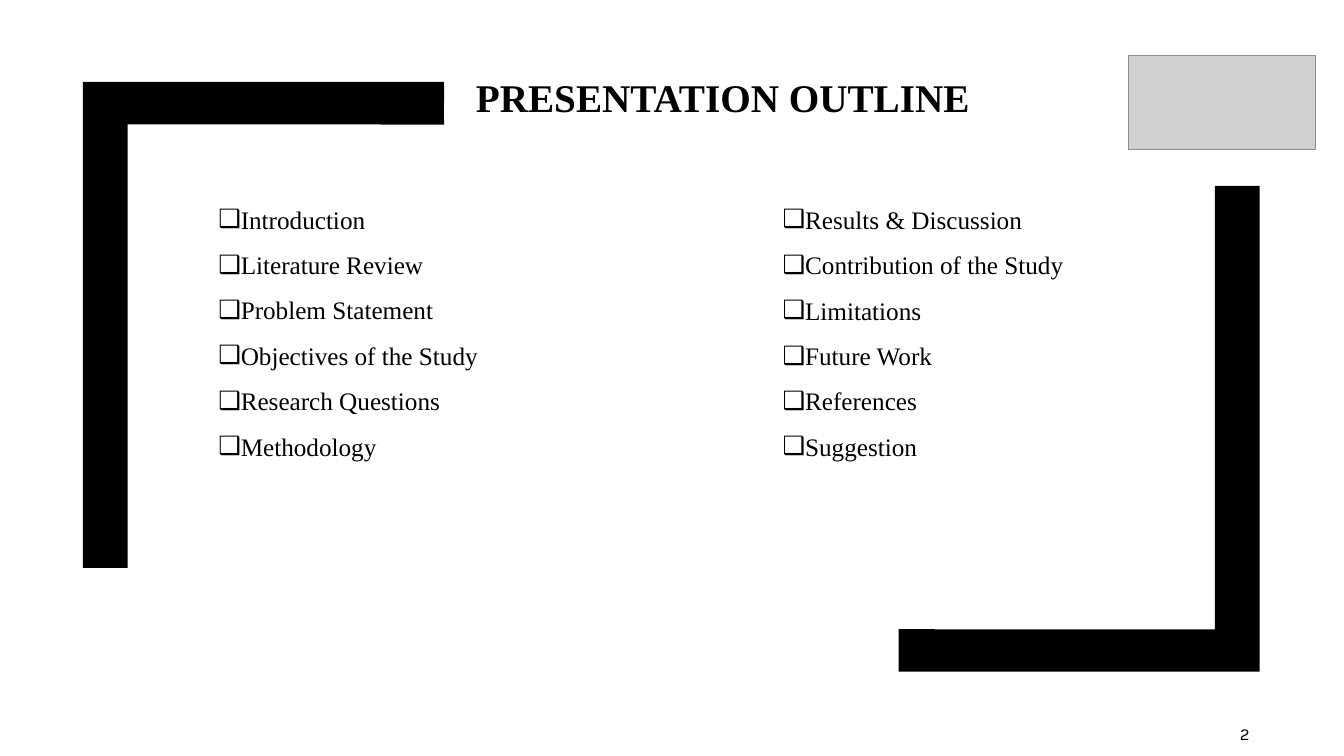
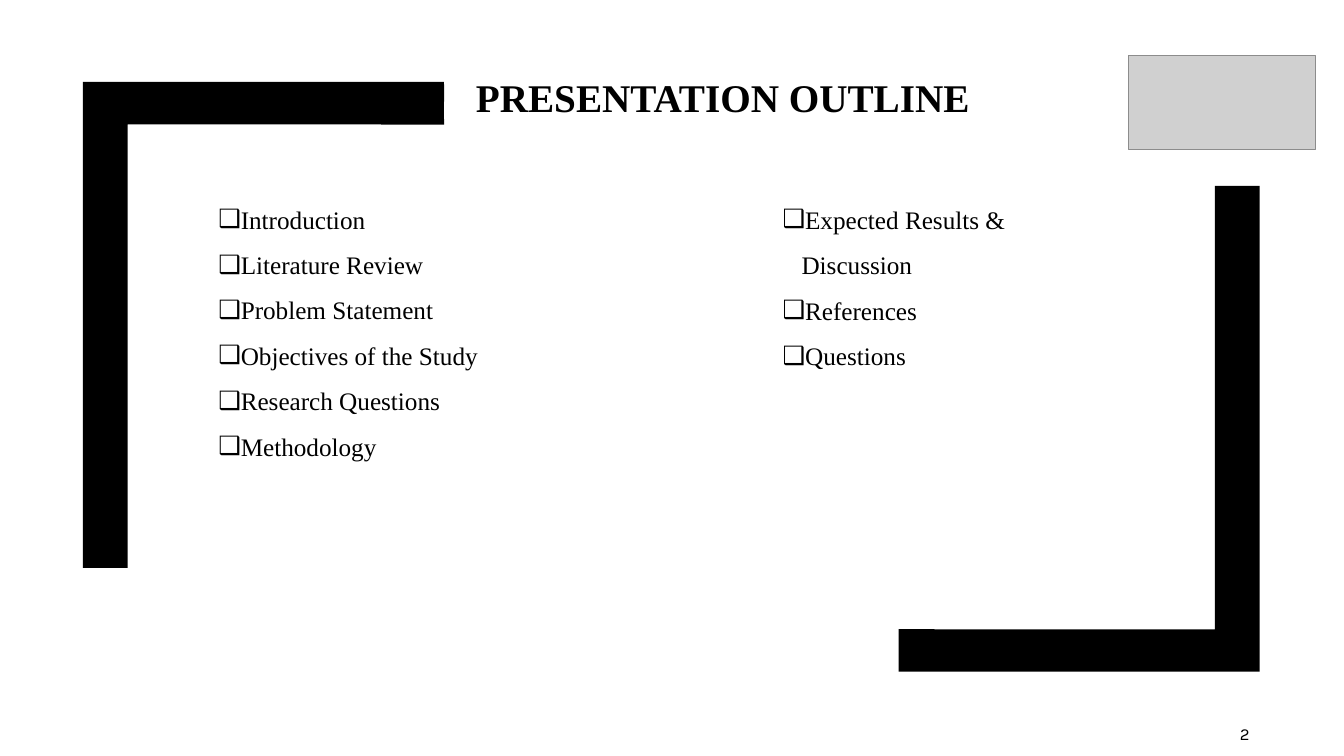
Before and after one commit to Umairnu/Research-Thesis-MS, a slide deck: slide 2 of Proposal and ppt/Tanhexp [Autosaved].pptx. Drawn at 1344x756 pixels with LibreOffice and Linux fonts; fonts in the diff are those of the drawing; grey boxes stand for pictures. Boxes give left, top, right and bottom in pixels: in the first picture for what was removed or moved away, otherwise in the second. Text is boxed around its words. In the diff, an @@ line names an element or a change of style, - is before the commit and + after.

```diff
--- a/Proposal and ppt/Tanhexp [Autosaved].pptx
+++ b/Proposal and ppt/Tanhexp [Autosaved].pptx
@@ text at [802,211,979,275]: text changed @@
-❑ Results & Discussion
-❑ Contribution of the Study
-❑ Limitations
-❑ Future Work
+❑ Expected Results & Discussion
@@ text at [805,348,906,369]: text changed @@
-❑ Suggestion
+❑ Questions
```
Also in this commit, not shown: 14 other slides changed, 12 slides added, 8 slides removed, 3 other files.
